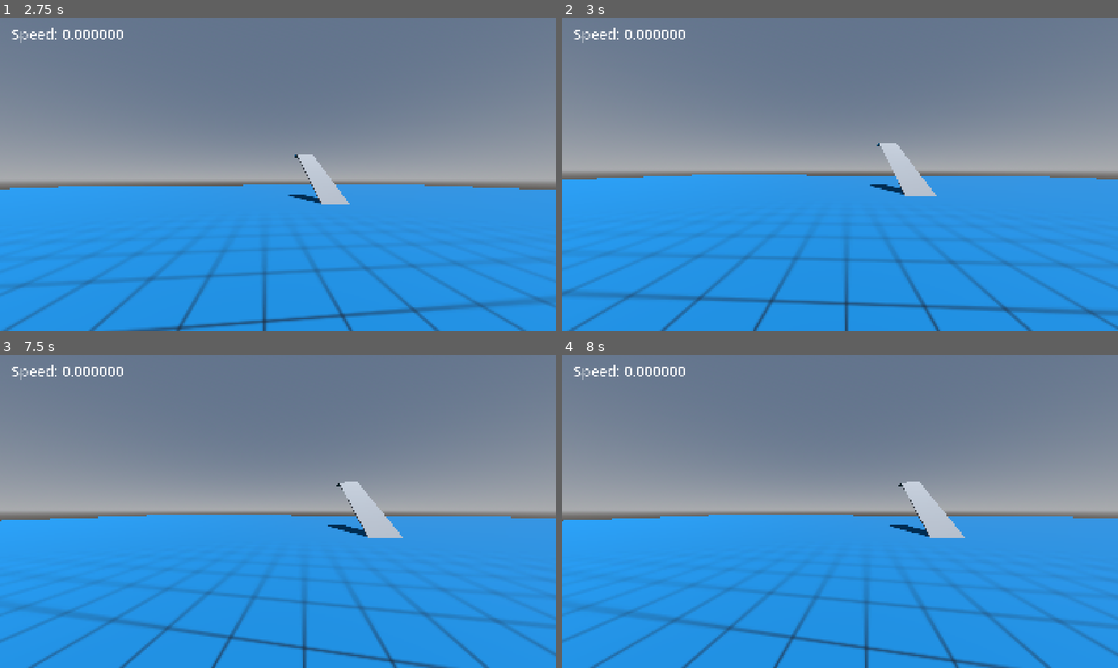
Above: before the commit, frames 1-4 (two rows, left to right).
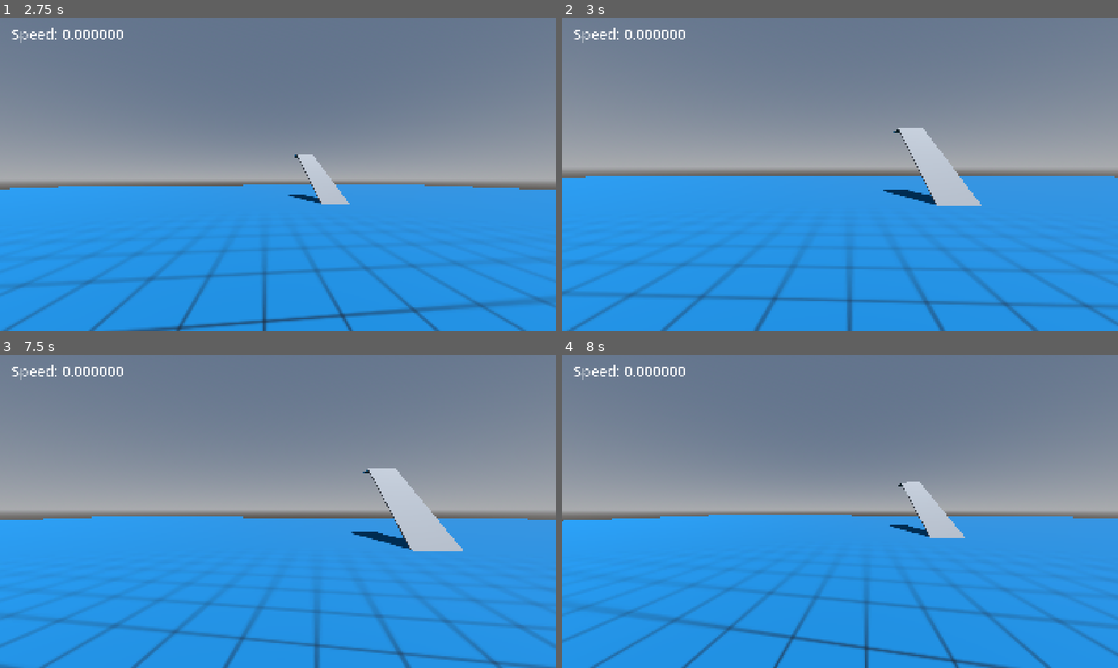
Above: after the commit, the same moments.

Repository: BilgiPasa/3d-first-person-movement-3
Game: Godot game, scene res://Scenes/main_scene.tscn
Two runs of this game, one before a commit and one after it. Both use one fixed random seed, a clock stepped at 60 frames per second and the inputs below.
Inputs (mouse positions are in pixels of both pictures, inside the frame that each line leads up to):
- Up to frame 1 (2.75 s): tap Enter at 0.5, 2 s; move the mouse to (305, 174) at 0.52 s; hold Shift (crouch) 0.53-1.28 s; hold W (move_forward) from 0.53 s (still down); tap Space (jump) at 0.77, 1.07, 1.25, 1.52, 1.55, 1.82 s; tap R (run) at 0.8, 1.35 s; move the mouse to (250, 174) at 1.27 s; move the mouse to (289, 168) at 2.02 s; hold Space (jump) from 2.03 s (still down); tap Shift (crouch) at 2.3 s
- Up to frame 2 (3 s): keep holding W (move_forward); move the mouse to (834, 180) at 2.77 s; release Space (jump) at 2.78 s; tap C (camera_zoom) at 2.85 s
- Up to frame 3 (7.5 s): tap Space (jump) at 3.02, 3.32, 3.77, 3.8, 4.07, 4.52, 4.82, 5, 6.02, 6.05, 6.32 s; tap R (run) at 3.05, 4.35, 5.3, 5.85 s; move the mouse to (316, 514) at 3.52 s; hold Shift (crouch) 3.53-4.28 s; tap Enter at 4.25 s; move the mouse to (233, 508) at 4.27 s; tap Shift (crouch) at 4.55, 6.8 s; move the mouse to (283, 511) at 5.02 s; hold Shift (crouch) 5.03-5.78 s; move the mouse to (255, 505) at 5.77 s; release W (move_forward) at 5.78 s; hold D (move_right) 5.78-6.53 s; move the mouse to (305, 511) at 6.52 s; hold Space (jump) 6.53-7.28 s; hold W (move_forward) from 6.53 s (still down); move the mouse to (250, 511) at 7.27 s; tap C (camera_zoom) at 7.35 s
- Up to frame 4 (8 s): keep holding W (move_forward); tap Space (jump) at 7.52, 7.82 s; tap R (run) at 7.55 s

Frame 1 is identical in both runs. In frame 2, 7.3% of the frame differs, in the area x 0-100%, y 35-100%; in frame 3, 9.5%, in the area x 0-100%, y 36-100%; in frame 4, less than 0.1%.

Commit message:
Implement camera zoom, Implement FOV change, Implement a state machine for the player, Add the globals.gd script, Update to version 0.2

Diff:
--- /dev/null
+++ b/Scripts/globals.gd
@@ -0,0 +1,3 @@
+extends Node
+
+var dynamic_fov: bool = true
--- a/Scripts/player.gd
+++ b/Scripts/player.gd
@@ -8,7 +8,8 @@
 const NORMAL_SPEED: int = 9
 const RUN_SPEED: int = 12
 const CROUCH_SPEED: int = 6
-var current_speed: int
+const MIN: float = 0.1
+var move_speed: int
 var run_input: bool
 var move_vector: Vector2 # X is X, Y is -Z.
 
@@ -16,7 +17,21 @@
 var crouch_input: bool
 
 # Jump
+var jumping: bool = false
 var jump_input: bool
+
+# Player States
+enum States
+{
+	IDLE,
+	WALKING,
+	RUNNING,
+	CROUCHING,
+	CROUCH_WALKING
+}
+
+# Player State Variable
+var current_state: States
 
 # Touch Detection
 var touching: bool = false
@@ -52,7 +67,7 @@
 	lock_rotation = true
 	continuous_cd = true
 	contact_monitor = true
-	max_contacts_reported = 10
+	max_contacts_reported = 8
 	player_capsule_mesh.height = PLAYER_HEIGHT
 	player_capsule_mesh.radius = PLAYER_RADIUS
 	player_capsule_shape.height = PLAYER_HEIGHT
@@ -69,20 +84,73 @@
 	move_vector = Vector2(Input.get_axis("move_left", "move_right"), Input.get_axis("move_back", "move_forward")).normalized()
 
 	# Other inputs
-	run_input = Input.is_action_pressed("run")
+	run_input = Input.is_action_pressed("run") && Input.is_action_pressed("move_forward")
 	crouch_input = Input.is_action_pressed("crouch")
 	jump_input = Input.is_action_pressed("jump")
 
 func _physics_process(delta: float) -> void:
+	current_state = player_state_machine(current_state)
 	assign_current_speed()
 
+func player_state_machine(state: States) -> States:
+	if state == States.IDLE:
+		if is_moving_with_WASD():
+			return States.WALKING
+		else:
+			if crouch_input:
+				return States.CROUCHING
+			else:
+				return States.IDLE
+	elif state == States.CROUCHING:
+		if is_moving_with_WASD():
+			return States.CROUCH_WALKING
+		else:
+			if crouch_input:
+				return States.CROUCHING
+			else:
+				return States.IDLE
+	elif state == States.WALKING:
+		if is_moving_with_WASD():
+			if crouch_input:
+				return States.CROUCH_WALKING
+			elif run_input:
+				return States.RUNNING
+			else:
+				return States.WALKING
+		else:
+			return States.IDLE
+	elif state == States.RUNNING:
+		if is_moving_with_WASD():
+			if run_input:
+				return States.RUNNING
+			else:
+				return States.WALKING
+		else:
+			return States.IDLE
+	elif state == States.CROUCH_WALKING:
+		if is_moving_with_WASD():
+			if crouch_input:
+				return States.CROUCH_WALKING
+			else:
+				return States.WALKING
+		else:
+			return States.CROUCHING
+	else:
+		return States.IDLE
+
+func is_moving_with_WASD() -> bool:
+	return move_vector.length() > MIN && get_speed() > MIN
+
+func get_speed() -> float:
+	return sqrt(pow(linear_velocity.x, 2) + pow(linear_velocity.z, 2))
+
 func assign_current_speed() -> void:
-	if crouch_input:
-		current_speed = CROUCH_SPEED
-	elif run_input:
-		current_speed = RUN_SPEED
+	if current_state == States.CROUCH_WALKING:
+		move_speed = CROUCH_SPEED
+	elif current_state == States.RUNNING:
+		move_speed = RUN_SPEED
 	else:
-		current_speed = NORMAL_SPEED
+		move_speed = NORMAL_SPEED
 
 func _on_body_entered(body: Node) -> void:
 	if body == null:
--- a/Scripts/player_and_camera.gd
+++ b/Scripts/player_and_camera.gd
@@ -11,12 +11,14 @@
 const ZOOMED_CAM_ROT_MULT: float = 0.5
 var current_cam_rot_mult: float
 
+# Camera FOV
+var normal_fov: float = 90
+var sprint_fov: float
+var zoom_fov: float
+var zoom_sprint_fov: float
+
 # Camera Zoom
-var normal_fov: int = 90
-var sprint_fov: int
-var zoom_fov: int
-var zoom_sprint_fov: int
-var current_fov: int
+var zooming_speed: float = 12
 var zoom_input: bool
 
 # @export Variables
@@ -28,7 +30,7 @@
 func _ready() -> void:
 	process_mode = Node.PROCESS_MODE_PAUSABLE
 	current_cam_rot_mult = NORMAL_CAM_ROT_MULT
-	current_fov = normal_fov
+	camera.fov = normal_fov
 
 # * Get camera rotation input
 func _unhandled_input(event: InputEvent) -> void:
@@ -37,26 +39,50 @@
 		x_rot_deg -= event.relative.y * mouse_sensitivity * current_cam_rot_mult * 0.001
 		x_rot_deg = clamp(x_rot_deg, -90, 90)
 
-func _process(_delta: float) -> void:
+func _process(delta: float) -> void:
 	camera_position_and_rotation()
-	fov_change()
+	fov_change(delta)
 
 func camera_position_and_rotation() -> void:
 	camera_holder.position = camera_position.position # Move camera holder to camera position
 	camera_holder.rotation_degrees = Vector3(x_rot_deg, y_rot_deg, 0) # Rotate camera holder
 	player.rotation_degrees = Vector3(0, y_rot_deg, 0) # Rotate player
 
-func fov_change() -> void:
+func fov_change(proccess_delta: float) -> void:
 	zoom_input = Input.is_action_pressed("camera_zoom") # Get camera_zoom input
 
 	if !zoom_input:
 		current_cam_rot_mult = NORMAL_CAM_ROT_MULT
-		# TODO: Add more code
+
+		if !(Globals.dynamic_fov && player.current_state == player.States.RUNNING):
+			if camera.fov > normal_fov - 0.01 && camera.fov < normal_fov + 0.01:
+				camera.fov = normal_fov
+			else:
+				camera.fov = lerpf(camera.fov, normal_fov, zooming_speed * proccess_delta)
+		else:
+			sprint_fov = normal_fov + 10
+
+			if camera.fov > sprint_fov - 0.01:
+				camera.fov = sprint_fov
+			else:
+				camera.fov = lerpf(camera.fov, sprint_fov, zooming_speed * proccess_delta)
 	else:
 		current_cam_rot_mult = ZOOMED_CAM_ROT_MULT
-		# TODO: Add more code
 
-	camera.fov = current_fov # Assign camera FOV
+		if !(Globals.dynamic_fov && player.current_state == player.States.RUNNING):
+			zoom_fov = normal_fov / 5
+
+			if camera.fov < zoom_fov + 0.01:
+				camera.fov = zoom_fov
+			else:
+				camera.fov = lerpf(camera.fov, zoom_fov, zooming_speed * proccess_delta)
+		else:
+			zoom_sprint_fov = (normal_fov + 10) / 5
+
+			if camera.fov > zoom_sprint_fov - 0.01 && camera.fov < zoom_sprint_fov + 0.01:
+				camera.fov = zoom_sprint_fov
+			else:
+				camera.fov = lerpf(camera.fov, zoom_sprint_fov, zooming_speed * proccess_delta)
 
 func get_player_speed() -> float:
-	return sqrt(pow(player.linear_velocity.x, 2) + pow(player.linear_velocity.z, 2))
+	return player.get_speed()
--- a/project.godot
+++ b/project.godot
@@ -11,10 +11,14 @@
 [application]
 
 config/name="3d-first-person-movement-3"
-config/version="0.1"
+config/version="0.2"
 run/main_scene="uid://vqg7uhh4omn8"
 config/features=PackedStringArray("4.7", "Forward Plus")
 config/icon="uid://bvutxnch1t6g1"
+
+[autoload]
+
+Globals="*uid://sxwqmag61nq2"
 
 [display]
 
Not shown, added: Scripts/globals.gd.uid
